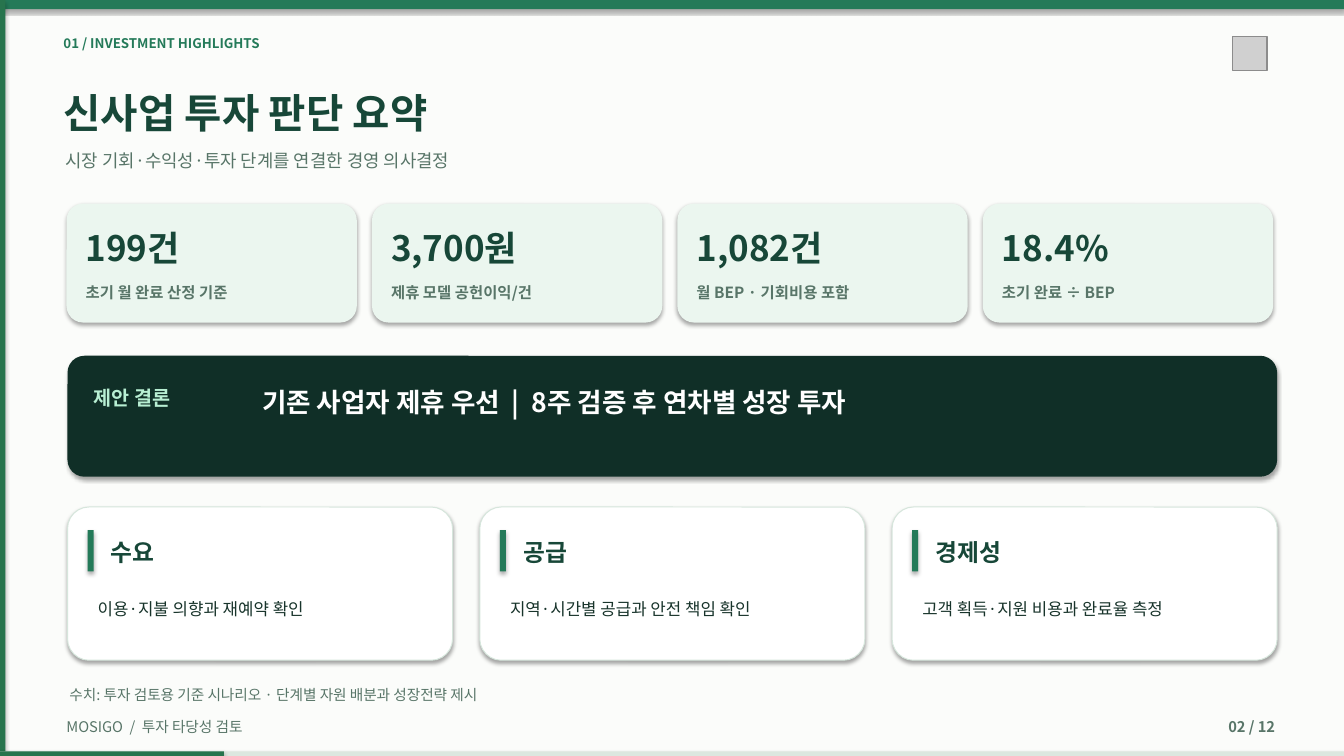
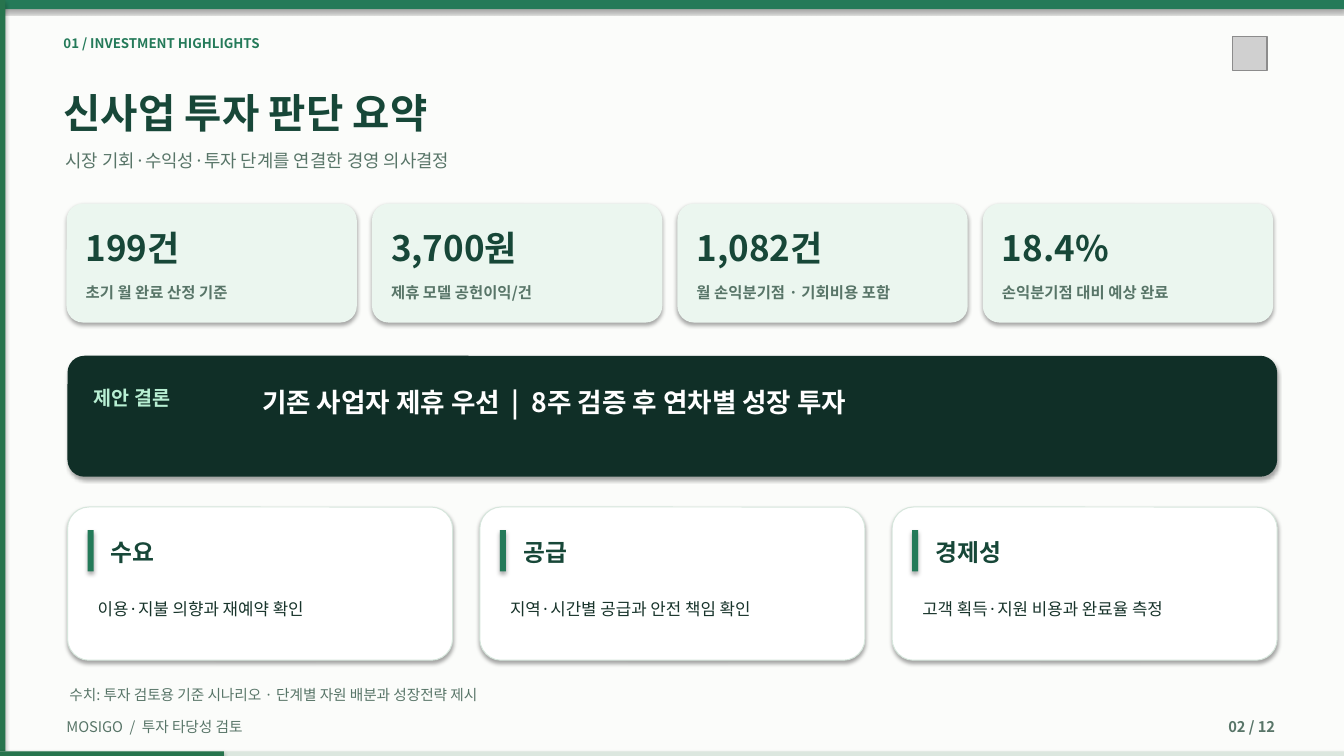
Before and after one commit to dohyunkimmm/mosigo-case-study, a slide deck: slide 2 of downloads/MOSIGO_IR_Investment_Review_12slides.pptx. Drawn at 1344x756 pixels with LibreOffice and Linux fonts; fonts in the diff are those of the drawing; grey boxes stand for pictures. Boxes give left, top, right and bottom in pixels: in the first picture for what was removed or moved away, otherwise in the second. Text is boxed around its words. In the diff, an @@ line names an element or a change of style, - is before the commit and + after.

```diff
--- a/downloads/MOSIGO_IR_Investment_Review_12slides.pptx
+++ b/downloads/MOSIGO_IR_Investment_Review_12slides.pptx
@@ text at <box>696,285,890,300</box>: text changed @@
-월 BEP · 기회비용 포함
+월 손익분기점 · 기회비용 포함
@@ text at <box>1002,285,1168,300</box>: text changed @@
-초기 완료 ÷ BEP
+손익분기점 대비 예상 완료
```
Also in this commit, not shown: 3 other slides changed, 31 other files.
